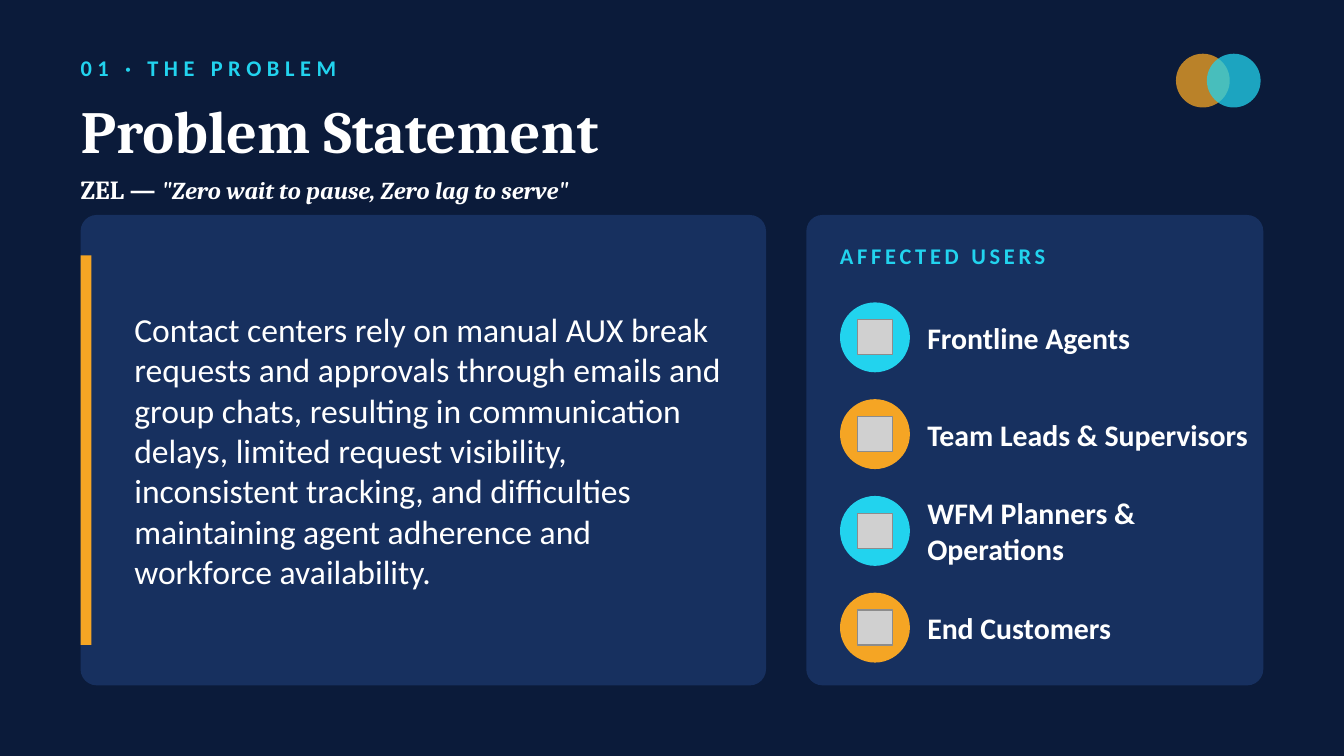
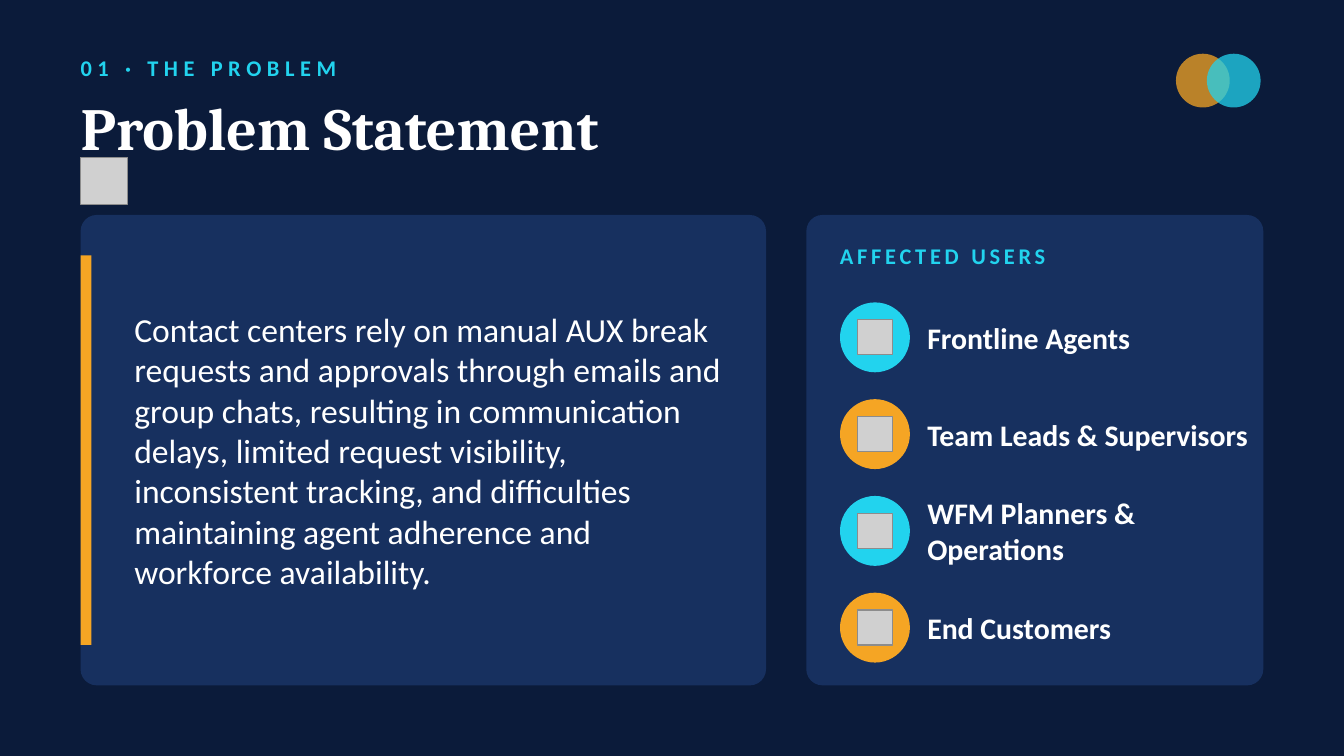
Before and after one commit to manojmaddula/aux-chatbot-, a slide deck: slide 1 of AUX_Break_Management.pptx. Drawn at 1344x756 pixels with LibreOffice and Linux fonts; fonts in the diff are those of the drawing; grey boxes stand for pictures. Boxes give left, top, right and bottom in pixels: in the first picture for what was removed or moved away, otherwise in the second. Text is boxed around its words. In the diff, an @@ line names an element or a change of style, - is before the commit and + after.

Commit message:
Add official Panda face app icon to Slide 1 header and Slide 4 Thank You slide

```diff
--- a/AUX_Break_Management.pptx
+++ b/AUX_Break_Management.pptx
@@ picture added at bbox=[81, 157, 128, 204] @@
@@ title at bbox=[81, 181, 568, 205]: paragraph removed @@
-ZEL — "Zero wait to pause, Zero lag to serve"
```
Also in this commit, not shown: 1 other slide changed, 1 other file.
